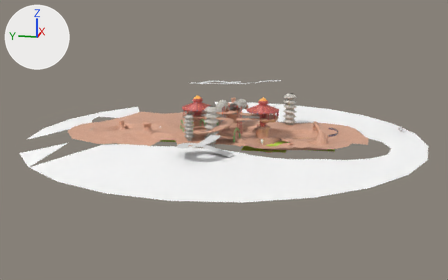
A saved change to the Blender file media/trunk/tracks/xr691-new/xr591.blend.
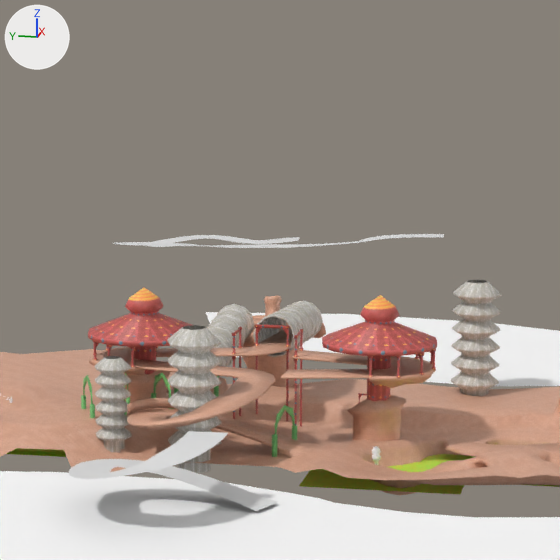
Each version is shown whole from a camera (50 mm lens) standing at (-790.0, -130.0, 177.0) and looking at (58.0, 39.0, -35.0), then close up on the part from 35% to 70% of the width and 5% to 61% of the height. The axes (+X, +Y, +Z) are drawn at upper left. The lights are the same throughout. The first two pictures are the older version.

The older version as bpy lines, for what is in view:
```python
me_mesh_423 = bpy.data.meshes.new('Mesh.423')
me_mesh_423.from_pydata(...)  # 1424 vertices, 1432 faces; spans x -122.0..87.0, y -156.0..217.0, z -20.0..22.0
me_mesh_423.polygons.foreach_set('use_smooth', [True] * 1432)
me_mesh_423.materials.append(mat_red_dirt_jpg)  # picture img_red_dirt_jpg
me_mesh_507 = bpy.data.meshes.new('Mesh.507')
me_mesh_507.from_pydata(...)  # 231 vertices, 192 faces; spans x -45.8..71.5, y -35.4..68.5, z -21.5..28.2
me_mesh_507.polygons.foreach_set('use_smooth', [True] * 192)
me_mesh_507.materials.append(mat_red_dirt_jpg)  # picture img_red_dirt_jpg
me_road_003 = bpy.data.meshes.new('Road.003')
me_road_003.from_pydata(...)  # 72 vertices, 47 faces, 12 loose edges; spans x -283.0..215.0, y -8.0..2.0, z -269.0..229.0
me_road_003.polygons.foreach_set('use_smooth', [True] * 47)
me_road_003.materials.append(mat_defaultwhite_001)  # its picture is missing
ob_beziercurve = bpy.data.objects.new('BezierCurve', me_mesh_423)
ob_beziercurve.location = (-0.2, -3.2, 0.7)
ob_beziercurve_003 = bpy.data.objects.new('BezierCurve.003', me_mesh_507)
ob_beziercurve_003.location = (-0.2, -3.2, 0.7)
ob_road_002 = bpy.data.objects.new('Road.002', me_road_003)
ob_road_002.location = (0.0, 0.0, 0.0)
ob_road_002.rotation_euler = (1.571, 0.0, 0.0)  # degrees (90, 0, 0)
# also in view: 'Circle.016' at (-83.0, 26.0, 17.0); 'AcidLake.001' at (-43.0, -64.0, -11.0); 'Circle.028' at (-77.0, 56.0, 12.0); 'BezierCurve.005' at (-155.0, 18.0, 8.0); 'Circle.015' at (43.0, -55.0, 14.0)
```
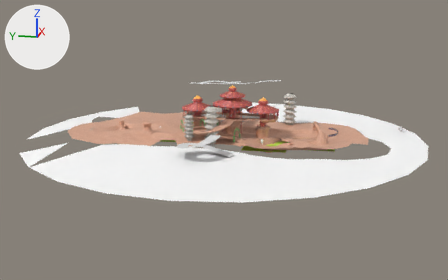
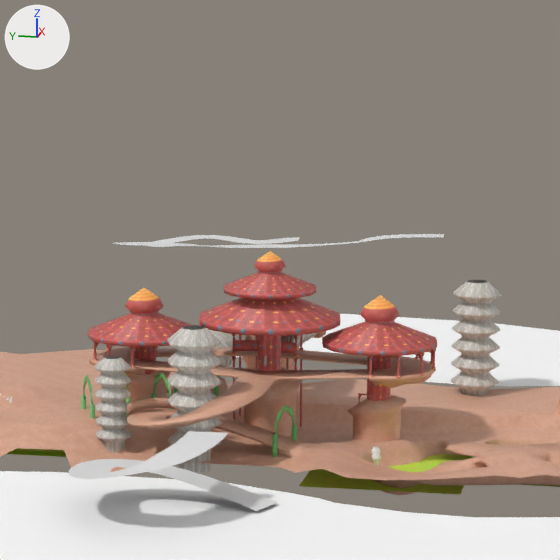
The change, as a list of edits to the scene's bpy script:
```text
Change me_mesh_507:
    used by ob_beziercurve_003; location = (-0.2, -3.2, 0.7)
    remove me_mesh_507.from_pydata(...)  # 231 vertices, 192 faces; spans x -45.8..71.5, y -35.4..68.5, z -21.5..28.2
    add me_mesh_507.from_pydata(...)  # 263 vertices, 216 faces; spans x -51.7..71.5, y -35.4..68.5, z -21.5..28.2
    me_mesh_507 part 1: a new loose piece of 32 vertices spanning x -51.7..-23.6, y 1.3..24.8, z -11.8..18.2, in mat_red_dirt_jpg (picture img_red_dirt_jpg)
Change me_mesh_423:
    used by ob_beziercurve; location = (-0.2, -3.2, 0.7)
    remove me_mesh_423.from_pydata(...)  # 1424 vertices, 1432 faces; spans x -122.0..87.0, y -156.0..217.0, z -20.0..22.0
    add me_mesh_423.from_pydata(...)  # 1452 vertices, 1482 faces; spans x -122.0..87.0, y -156.0..217.0, z -20.0..22.0
    me_mesh_423 part 2
    11 vertices are removed from x -55.0..-22.0, y 5.0..14.0, z 18.0..22.0
    25 faces are deleted
    39 vertices are added at x -59.0..-16.0, y 0.0..16.0, z 18.0..22.0
    75 new faces join them
Add me_plane_013:
    me_plane_013.from_pydata(...)  # 20 vertices, 18 faces; spans x -0.4..1.8, y -11.8..10.7, z 1.3..5.1
    me_plane_013.polygons.foreach_set('use_smooth', [True] * 18)
    me_plane_013.materials.append(mat_columnred_png)  # picture img_columnred_png
Add me_circle_000:
    me_circle_000.from_pydata(...)  # 273 vertices, 224 faces; spans x -24.7..24.7, y -24.7..24.7, z -30.5..17.2
    me_circle_000.polygons.foreach_set('use_smooth', [True] * 224)
    me_circle_000.materials.append(mat_columnred_png)  # picture img_columnred_png
Add ob_plane:
    ob_plane = bpy.data.objects.new('Plane', me_plane_013)
    ob_plane.location = (-34.7, 12.4, 22.3)
Add ob_circle_018:
    ob_circle_018 = bpy.data.objects.new('Circle.018', me_circle_000)
    ob_circle_018.location = (-38.6, 9.3, 42.7)
```

Changed parts and their boxes (x1, y1, x2, y2) in the close-ups (560 x 560 px):
'BezierCurve', reshaped
    before: (0, 318, 560, 495)
    after: (0, 335, 560, 495)
'Circle.018', added (pink)
    after: (200, 251, 340, 371)
'BezierCurve.003', reshaped
    before: (125, 295, 406, 441)
    after: (125, 331, 406, 441)
'Plane', added (red)
    after: (233, 340, 296, 354)
part 1 of me_mesh_507, added (brown)
    after: (244, 367, 303, 437)
part 2 of me_mesh_423, reshaped
    before: (235, 328, 377, 384)
    after: (235, 335, 377, 384)
'Circle.007', unchanged, covered by the edit
    before: (253, 300, 323, 357)
    after: (253, 333, 317, 347)
'Circle.005', unchanged, covered by the edit
    before: (206, 304, 254, 378)
    after: (208, 329, 248, 378)
